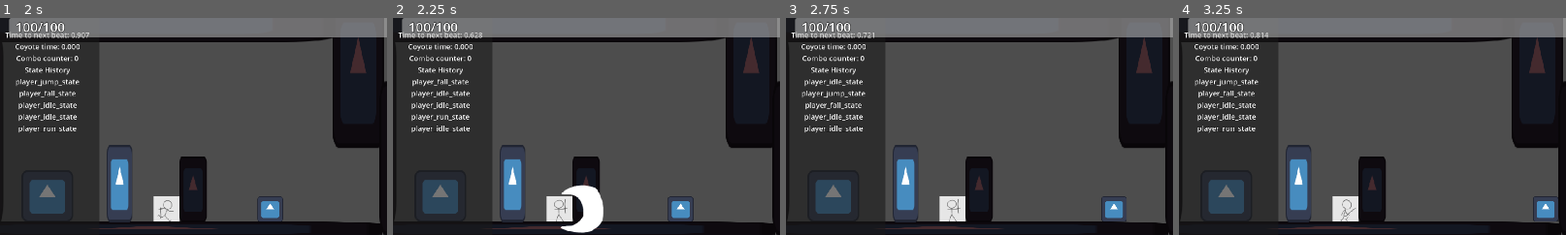
Above: before the commit, frames 1-4 (left to right).
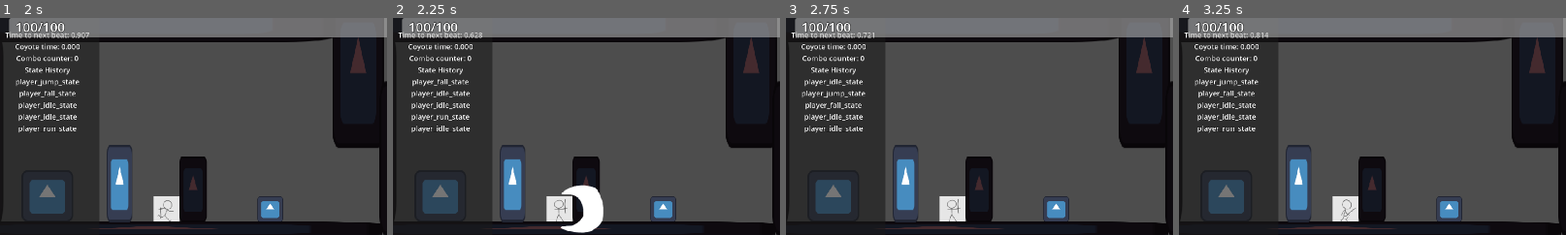
Above: after the commit, the same moments.

Repository: veggie-works/star-gazer
Game: Godot game, scene res://scenes/main.tscn
The game is run twice, just before and just after one commit, with the same random seed, the same clock (stepped at 60 frames per second) and the same inputs. The engine's default icon, where the game draws it, is replaced by a stand-in: a white triangle on a blue panel in a dark square. Sound files missing from this copy of the repository are replaced by a short silence.
Inputs (mouse positions are % of the whole screen's width and height, from its top left):
- Up to frame 1 (2 s): click "Start" at 0.5 s; tap Enter (ui_accept) at 1.25 s; move the mouse to (72, 45) at 1.27 s; hold Right (move_right) from 1.28 s (still down); hold X (attack) from 1.28 s (still down); click (72, 45) at 1.42 s; tap Z (jump) at 1.52 s
- Up to frame 2 (2.25 s): move the mouse to (30, 55) at 2.02 s; release Right (move_right) at 2.03 s; release X (attack) at 2.03 s; hold Down (down) from 2.03 s (still down); tap X (attack) at 2.1 s
- Up to frame 3 (2.75 s): keep holding Down (down); tap Z (jump) at 2.27 s
- Up to frame 4 (3.25 s): move the mouse to (60, 28) at 2.77 s; release Down (down) at 2.78 s; hold Right (move_right) from 2.78 s (still down); hold X (attack) from 2.78 s (still down); tap L (block) at 2.85 s
The pictures show only the part of the screen within x 1-50%, y 0-50%; the shares and areas given below are measured in that part.

Frame 1 is identical in both runs. In frame 2, 0.8% of the frame differs, in the area x 66-78%, y 82-94%; in frame 3, 0.9%, in the area x 66-88%, y 82-94%; in frame 4, 0.9%.

Commit message:
Sync enemy behaviors with beat

Diff:
--- a/project.godot
+++ b/project.godot
@@ -19,12 +19,13 @@
 [autoload]
 
 Globals="*res://scripts/autoload/globals.gd"
-SaveManager="*res://scenes/autoload/save_manager/save_manager.tscn"
+SaveManager="*res://scenes/autoload/save_manager.tscn"
 InputManager="*res://scenes/input/input_manager.tscn"
-SceneManager="*res://scenes/autoload/scene_manager/scene_manager.tscn"
+SceneManager="*res://scenes/autoload/scene_manager.tscn"
 UIManager="*res://scenes/ui/ui_manager.tscn"
 AudioManager="*res://scenes/audio/audio_manager.tscn"
 GameCamera="*res://scenes/gameplay/cameras/game_camera.tscn"
+BeatManager="*res://scripts/autoload/beat_manager.gd"
 
 [display]
 
--- /dev/null
+++ b/scenes/actors/enemies/test_enemy.tscn
@@ -0,0 +1,65 @@
+[gd_scene load_steps=14 format=3 uid="uid://r28wdqjlisvt"]
+
+[ext_resource type="PackedScene" uid="uid://x1nnrls1fmdm" path="res://scenes/actors/grounded/grounded_actor.tscn" id="1_w2i0m"]
+[ext_resource type="PackedScene" uid="uid://bda0m15iq5yhd" path="res://scenes/actors/behaviors/health_manager.tscn" id="2_k1k5w"]
+[ext_resource type="Script" path="res://scripts/actors/behaviors/flasher.gd" id="3_futby"]
+[ext_resource type="Script" path="res://scripts/actors/behaviors/shaker.gd" id="4_gp7c3"]
+[ext_resource type="Script" path="res://scripts/fsm/actors/enemies/enemy_fsm.gd" id="5_surf5"]
+[ext_resource type="Script" path="res://scripts/fsm/actors/enemies/enemy_idle_state.gd" id="6_gp1yr"]
+[ext_resource type="Script" path="res://scripts/fsm/actors/enemies/enemy_wander_state.gd" id="7_4atx6"]
+[ext_resource type="Script" path="res://scripts/fsm/actors/enemies/enemy_alert_state.gd" id="8_y74fe"]
+[ext_resource type="Script" path="res://scripts/fsm/actors/enemies/enemy_chase_ground_state.gd" id="9_346ga"]
+[ext_resource type="PackedScene" uid="uid://bclby8x5hnel7" path="res://scenes/gameplay/weapons/damage_area.tscn" id="10_riphe"]
+[ext_resource type="Resource" uid="uid://24b54tb75xym" path="res://resources/weapons/test_enemy_damager.tres" id="11_x27lj"]
+[ext_resource type="PackedScene" uid="uid://cyx5odv1hxxeo" path="res://scenes/actors/enemies/line_of_sight.tscn" id="12_0ldor"]
+
+[sub_resource type="RectangleShape2D" id="RectangleShape2D_22msy"]
+size = Vector2(128, 128)
+
+[node name="test_enemy" instance=ExtResource("1_w2i0m")]
+run_speed = 100.0
+
+[node name="health_manager" parent="behaviors" index="0" instance=ExtResource("2_k1k5w")]
+unique_name_in_owner = true
+
+[node name="hurt_box" parent="behaviors/health_manager" index="0"]
+position = Vector2(1, 0)
+shape = SubResource("RectangleShape2D_22msy")
+
+[node name="flasher" type="Node2D" parent="behaviors" index="1"]
+unique_name_in_owner = true
+script = ExtResource("3_futby")
+
+[node name="shaker" type="Node2D" parent="behaviors" index="2"]
+unique_name_in_owner = true
+script = ExtResource("4_gp7c3")
+
+[node name="fsm" parent="." index="5" node_paths=PackedStringArray("alert_state", "start_state")]
+script = ExtResource("5_surf5")
+alert_state = NodePath("alert_state")
+start_state = NodePath("idle_state")
+
+[node name="idle_state" type="Node" parent="fsm" index="0"]
+script = ExtResource("6_gp1yr")
+next_state = ExtResource("7_4atx6")
+
+[node name="wander_state" type="Node" parent="fsm" index="1"]
+script = ExtResource("7_4atx6")
+
+[node name="alert_state" type="Node" parent="fsm" index="2" node_paths=PackedStringArray("chase_state")]
+script = ExtResource("8_y74fe")
+chase_state = NodePath("../chase_state")
+
+[node name="chase_state" type="Node" parent="fsm" index="3"]
+script = ExtResource("9_346ga")
+
+[node name="damage_area" parent="." index="7" instance=ExtResource("10_riphe")]
+weapon = ExtResource("11_x27lj")
+attack_force = 1000.0
+attack_angle = 110.0
+
+[node name="line_of_sight" parent="." index="8" instance=ExtResource("12_0ldor")]
+unique_name_in_owner = true
+sight_length = 1000.0
+
+[editable path="behaviors/health_manager"]
--- a/scenes/actors/test_enemy.tscn
+++ /dev/null
@@ -1,76 +0,0 @@
-[gd_scene load_steps=14 format=3 uid="uid://r28wdqjlisvt"]
-
-[ext_resource type="PackedScene" uid="uid://x1nnrls1fmdm" path="res://scenes/actors/grounded/grounded_actor.tscn" id="1_8tp4w"]
-[ext_resource type="PackedScene" uid="uid://bda0m15iq5yhd" path="res://scenes/actors/behaviors/health_manager.tscn" id="2_0tlod"]
-[ext_resource type="Script" path="res://scripts/actors/behaviors/flasher.gd" id="3_0akbf"]
-[ext_resource type="Script" path="res://scripts/actors/behaviors/shaker.gd" id="4_2dnbe"]
-[ext_resource type="Script" path="res://scripts/fsm/actors/enemies/enemy_idle_state.gd" id="5_1xvgx"]
-[ext_resource type="Script" path="res://scripts/fsm/actors/enemies/enemy_fsm.gd" id="5_joodl"]
-[ext_resource type="Script" path="res://scripts/fsm/actors/enemies/enemy_wander_state.gd" id="6_2q811"]
-[ext_resource type="Script" path="res://scripts/fsm/actors/enemies/enemy_alert_state.gd" id="7_2be4c"]
-[ext_resource type="PackedScene" uid="uid://bclby8x5hnel7" path="res://scenes/gameplay/weapons/damage_area.tscn" id="8_c4csd"]
-[ext_resource type="Script" path="res://scripts/fsm/actors/enemies/enemy_chase_ground_state.gd" id="9_b4bug"]
-[ext_resource type="Resource" uid="uid://24b54tb75xym" path="res://resources/weapons/test_enemy_damager.tres" id="9_u6nk4"]
-[ext_resource type="PackedScene" uid="uid://cyx5odv1hxxeo" path="res://scenes/actors/enemies/line_of_sight.tscn" id="10_26ks4"]
-
-[sub_resource type="RectangleShape2D" id="RectangleShape2D_22msy"]
-size = Vector2(128, 128)
-
-[node name="test_enemy" instance=ExtResource("1_8tp4w")]
-run_speed = 100.0
-
-[node name="health_manager" parent="behaviors" index="0" instance=ExtResource("2_0tlod")]
-unique_name_in_owner = true
-
-[node name="hurt_box" parent="behaviors/health_manager" index="0"]
-position = Vector2(1, 0)
-shape = SubResource("RectangleShape2D_22msy")
-
-[node name="flasher" type="Node2D" parent="behaviors" index="1"]
-unique_name_in_owner = true
-script = ExtResource("3_0akbf")
-
-[node name="shaker" type="Node2D" parent="behaviors" index="2"]
-unique_name_in_owner = true
-script = ExtResource("4_2dnbe")
-
-[node name="fsm" parent="." index="5" node_paths=PackedStringArray("start_state")]
-script = ExtResource("5_joodl")
-start_state = NodePath("idle_state")
-
-[node name="idle_state" type="Node" parent="fsm" index="0"]
-script = ExtResource("5_1xvgx")
-idle_timeout_next_state = ExtResource("6_2q811")
-
-[node name="wander_state" type="Node" parent="fsm" index="1"]
-script = ExtResource("6_2q811")
-
-[node name="alert_state" type="Node" parent="fsm" index="2"]
-script = ExtResource("7_2be4c")
-chase_state = ExtResource("9_b4bug")
-
-[node name="chase_state" type="Node" parent="fsm" index="3"]
-script = ExtResource("9_b4bug")
-
-[node name="damage_area" parent="." index="7" instance=ExtResource("8_c4csd")]
-weapon = ExtResource("9_u6nk4")
-attack_force = 1000.0
-attack_angle = 110.0
-
-[node name="idle_timer" type="Timer" parent="." index="8"]
-unique_name_in_owner = true
-one_shot = true
-
-[node name="wander_timer" type="Timer" parent="." index="9"]
-unique_name_in_owner = true
-one_shot = true
-
-[node name="line_of_sight" parent="." index="10" instance=ExtResource("10_26ks4")]
-unique_name_in_owner = true
-sight_length = 1000.0
-
-[connection signal="animation_finished" from="animator" to="fsm/alert_state" method="_on_animator_animation_finished"]
-[connection signal="timeout" from="idle_timer" to="fsm/idle_state" method="_on_idle_timer_timeout"]
-[connection signal="timeout" from="wander_timer" to="fsm/idle_state" method="_on_idle_timer_timeout"]
-
-[editable path="behaviors/health_manager"]
--- a/scenes/levels/level0.tscn
+++ b/scenes/levels/level0.tscn
@@ -5,7 +5,7 @@
 [ext_resource type="PackedScene" uid="uid://b3e1pdirdrmas" path="res://scenes/gameplay/environment/test/test_platform.tscn" id="2_x2lan"]
 [ext_resource type="PackedScene" uid="uid://da7mkw7n7ptqn" path="res://scenes/gameplay/doors/door.tscn" id="3_c4d54"]
 [ext_resource type="PackedScene" uid="uid://cnri2gdmg878w" path="res://scenes/gameplay/saves/save_point.tscn" id="4_ky82b"]
-[ext_resource type="PackedScene" uid="uid://r28wdqjlisvt" path="res://scenes/actors/test_enemy.tscn" id="6_dvvoi"]
+[ext_resource type="PackedScene" uid="uid://r28wdqjlisvt" path="res://scenes/actors/enemies/test_enemy.tscn" id="6_dvvoi"]
 [ext_resource type="PackedScene" uid="uid://ca4hofmt5120j" path="res://scenes/actors/npcs/npc.tscn" id="7_qy8ep"]
 
 [node name="level0" instance=ExtResource("1_tftho")]
--- a/scripts/actors/behaviors/line_of_sight.gd
+++ b/scripts/actors/behaviors/line_of_sight.gd
@@ -3,8 +3,8 @@
 
 ## The range at which this line of sight can see its target
 @export var sight_length: float = 800
-## The target that is being tracked
-@export var current_targets: Array
+## All targets that are being tracked
+@export var all_targets: Array
 ## The node group to target
 @export var target_group: String
 
@@ -12,15 +12,20 @@
 
 signal seen(target: Node2D)
 
+## The closest target that is being tracked
+var closest_target: Node
+
 func _process(delta: float) -> void:
 	if len(target_group) > 0:
-		current_targets = get_tree().get_nodes_in_group(target_group)
-	var current_target: Node = Globals.get_closest(self, current_targets)
-	if current_target != null:
-		raycast.target_position = (current_target.global_position - global_position).normalized() * sight_length
+		all_targets = get_tree().get_nodes_in_group(target_group)
+	var closest: Node = Globals.get_closest(self, all_targets)
+	if closest != null:
+		raycast.target_position = (closest.global_position - global_position).normalized() * sight_length
 		## Keep scale positive
 		raycast.global_transform.x.x = 1
 		if raycast.is_colliding():
 			var collider: Object = raycast.get_collider()
-			if (len(target_group) > 0 and collider.is_in_group(target_group)) or current_targets.has(collider):
+			if closest_target != collider and ((len(target_group) > 0 and \
+				collider.is_in_group(target_group)) or all_targets.has(collider)):
+				closest_target = collider
 				seen.emit(collider)
--- a/scripts/autoload/audio_manager/audio_manager.gd
+++ b/scripts/autoload/audio_manager/audio_manager.gd
@@ -1,11 +1,4 @@
 extends Node
-
-## The window of time in which a perfect attack may be executed
-const PERFECT_ATTACK_WINDOW: float = 0.15
-## The window of time in which a perfect dodge may be executed
-const PERFECT_DODGE_WINDOW: float = 0.2
-## The window of time in which a perfect recovery may be executed
-const PERFECT_RECOVERY_WINDOW: float = 0.15
 
 ## The prefab to instantiate when playing a one shot clip
 @export var audio_player_prefab: PackedScene
@@ -42,16 +35,6 @@
 			return INF
 		var sec: float = current_music_player.get_playback_position()
 		return beat_length - fposmod(sec, beat_length)
-
-## Whether a perfect attack was executed
-var perfect_attacked: bool:
-	get:
-		return time_to_next_beat < PERFECT_ATTACK_WINDOW / 2 or beat_length - time_to_next_beat < PERFECT_ATTACK_WINDOW / 2
-
-## Whether a perfect recovery was executed
-var perfect_recovery: bool:
-	get:
-		return time_to_next_beat < PERFECT_RECOVERY_WINDOW / 2 or beat_length - time_to_next_beat < PERFECT_RECOVERY_WINDOW / 2
 
 func _process(delta: float) -> void:
 	check_downbeat()
--- /dev/null
+++ b/scripts/autoload/beat_manager.gd
@@ -0,0 +1,19 @@
+## Manages timings taken from the audio manager
+extends Node
+
+## The window of time in which a perfect attack may be executed
+const PERFECT_ATTACK_WINDOW: float = 0.15
+## The window of time in which a perfect dodge may be executed
+const PERFECT_DODGE_WINDOW: float = 0.2
+## The window of time in which a perfect recovery may be executed
+const PERFECT_RECOVERY_WINDOW: float = 0.15
+
+## Whether a perfect attack was executed
+var perfect_attacked: bool:
+	get:
+		return AudioManager.time_to_next_beat < PERFECT_ATTACK_WINDOW / 2 or AudioManager.beat_length - AudioManager.time_to_next_beat < PERFECT_ATTACK_WINDOW / 2
+
+## Whether a perfect recovery was executed
+var perfect_recovery: bool:
+	get:
+		return AudioManager.time_to_next_beat < PERFECT_RECOVERY_WINDOW / 2 or AudioManager.beat_length - AudioManager.time_to_next_beat < PERFECT_RECOVERY_WINDOW / 2
--- a/scripts/fsm/actors/enemies/enemy_alert_state.gd
+++ b/scripts/fsm/actors/enemies/enemy_alert_state.gd
@@ -2,11 +2,12 @@
 class_name EnemyAlertState extends EnemyState
 
 ## The state for when the enemy is chasing a target
-@export var chase_state: GDScript
+@export var chase_state: EnemyState
 
 func enter() -> void:
+	print("ALERTED")
 	body.velocity.x = 0
 	if animator.has_animation("alert"):
 		animator.play("alert")
 		await animator.animation_finished
-	fsm.transition_to(chase_state)
+	fsm.set_state(chase_state)
--- a/scripts/fsm/actors/enemies/enemy_chase_ground_state.gd
+++ b/scripts/fsm/actors/enemies/enemy_chase_ground_state.gd
@@ -1,10 +1,14 @@
 ## When the enemy is chasing a target
 class_name EnemyChaseGroundState extends EnemyState
 
+## The speed at which the enemy chases a target
+@export var chase_speed: float = 150
+
 func enter() -> void:
+	print("START CHASE")
 	if animator.has_animation("chase"):
 		animator.play("chase")
 
 func update(delta: float) -> void:
 	var direction = sign(fsm.current_target.global_position.x - body.global_position.x)
-	body.run(direction)
+	body.velocity.x = direction * chase_speed
--- a/scripts/fsm/actors/enemies/enemy_fsm.gd
+++ b/scripts/fsm/actors/enemies/enemy_fsm.gd
@@ -1,5 +1,8 @@
 ## An enemy's state machine
 class_name EnemyFSM extends StateMachine
+
+## The state to transition to when the enemy has been alerted
+@export var alert_state: EnemyState
 
 ## The enemy's line of sight
 @onready var line_of_sight: LineOfSight = %line_of_sight
@@ -12,6 +15,7 @@
 	if line_of_sight != null:
 		line_of_sight.seen.connect(on_seen)
 
-## Callback for when the player has seen a player
+## Callback for when the enemy has seen a player
 func on_seen(target: Player) -> void:
 	current_target = target
+	set_state(alert_state)
--- a/scripts/fsm/actors/enemies/enemy_idle_state.gd
+++ b/scripts/fsm/actors/enemies/enemy_idle_state.gd
@@ -1,28 +1,33 @@
 ## When the enemy is idling
 class_name EnemyIdleState extends EnemyState
 
-## The minimum duration that the enemy can be idle for
-@export var idle_time_min: float = 1
-## The maximum duration that the enemy can be idle for
-@export var idle_time_max: float = 2
+## The minimum number of beats that the enemy can be idle for
+@export var idle_beats_min: int = 2
+## The maximum number of beats that the enemy can be idle for
+@export var idle_beats_max: int = 3
 ## The next state that the enemy should transition after being idle
-@export var idle_timeout_next_state: GDScript
+@export var next_state: GDScript
 
-## Controls how long the enemy should be idle for
-@onready var idle_timer: Timer = %idle_timer
+## The current number of beats counted
+var beat_count: int
+## The number of beats until the transition to the next state
+var idle_beats: int
 
 func enter() -> void:
+	if not AudioManager.downbeat.is_connected(on_downbeat):
+		AudioManager.downbeat.connect(on_downbeat)
 	if animator.has_animation("idle"):
 		animator.play("idle")
 	body.velocity.x = 0
-	idle_timer.start(randf_range(idle_time_min, idle_time_max))
+	beat_count = 0
+	idle_beats = randi_range(idle_beats_min, idle_beats_max)
 
 func exit() -> void:
-	idle_timer.stop()
+	if AudioManager.downbeat.is_connected(on_downbeat):
+		AudioManager.downbeat.disconnect(on_downbeat)
 
-func update(delta: float) -> void:
-	if fsm.current_target != null:
-		fsm.transition_to(EnemyAlertState)
-
-func _on_idle_timer_timeout() -> void:
-	fsm.transition_to(idle_timeout_next_state)
+## Callback for when a downbeat occurs
+func on_downbeat() -> void:
+	beat_count += 1
+	if beat_count >= idle_beats:
+		fsm.transition_to(EnemyWanderState)
--- a/scripts/fsm/actors/enemies/enemy_wander_state.gd
+++ b/scripts/fsm/actors/enemies/enemy_wander_state.gd
@@ -4,30 +4,26 @@
 ## The animation to play while wandering
 @export var wander_animation: String = "wander"
 ## The speed at which the enemy wanders
-@export var wander_speed: float = 200
-## The time for which the enemy wanders for
-@export var wander_time: float = 3
-## Controls how long the enemy should wander for
-@onready var wander_timer: Timer = %wander_timer
+@export var wander_speed: float = 75
+## The number of beats that the enemy wanders for
+@export var wander_beats: int = 3
 
-func _ready() -> void:
-	if wander_timer != null:
-		wander_timer.timeout.connect(on_wander_timer_timeout)
+## The current number of beats that have occurred
+var beat_count: int
 
 func enter() -> void:
+	beat_count = 0
+	if not AudioManager.downbeat.is_connected(on_downbeat):
+		AudioManager.downbeat.connect(on_downbeat)
 	if animator.has_animation(wander_animation):
 		animator.play(wander_animation)
 	body.move(Vector2([-1, 1][randi_range(0, 1)] * wander_speed, 0))
-	if wander_timer != null:
-		wander_timer.start(wander_time)
 
 func exit() -> void:
-	wander_timer.stop()
+	if AudioManager.downbeat.is_connected(on_downbeat):
+		AudioManager.downbeat.disconnect(on_downbeat)
 
-func update(delta: float) -> void:
-	if fsm.current_target != null:
-		fsm.transition_to(EnemyAlertState)
-
-## Callback for when the wander timer expires
-func on_wander_timer_timeout() -> void:
-	fsm.transition_to(EnemyIdleState)
+func on_downbeat() -> void:
+	beat_count += 1
+	if beat_count >= wander_beats:
+		fsm.transition_to(EnemyIdleState)
--- a/scripts/fsm/actors/player/player_fsm.gd
+++ b/scripts/fsm/actors/player/player_fsm.gd
@@ -21,7 +21,7 @@
 ## Check whether a perfect input has been executed
 func check_perfect_inputs(event: InputEvent) -> void:
 	if event.is_action_pressed("attack"):
-		if AudioManager.perfect_attacked:
+		if BeatManager.perfect_attacked:
 			combo_manager.increment_combo()
 		else:
 			combo_manager.reset_combo()
--- a/scripts/fsm/actors/player/player_recover_state.gd
+++ b/scripts/fsm/actors/player/player_recover_state.gd
@@ -10,7 +10,7 @@
 @onready var pulser: Pulser = %pulser
 
 func enter() -> void:
-	if AudioManager.perfect_recovery:
+	if BeatManager.perfect_recovery:
 		perfect_recovery()
 	body.velocity = Vector2.ZERO
 	#animator.play("recover")
--- a/scripts/fsm/state_machine.gd
+++ b/scripts/fsm/state_machine.gd
@@ -18,6 +18,11 @@
 ## The FSM's current state
 var current_state: State
 
+## For debugging purposes
+var current_state_name: String:
+	get:
+		return current_state.name
+
 ## The previous state in the state history
 var previous_state: State:
 	get:
@@ -37,8 +42,8 @@
 
 ## Set the FSM's current state to a new state
 func set_state(new_state: State) -> void:
+	var old_state: State = current_state
 	current_state = new_state
-	var old_state: State = current_state
 	if old_state != null:
 		old_state.exit()
 	new_state.enter()
Renamed: scenes/autoload/save_manager/save_manager.tscn -> scenes/autoload/save_manager.tscn
Renamed: scenes/autoload/scene_manager/scene_manager.tscn -> scenes/autoload/scene_manager.tscn
